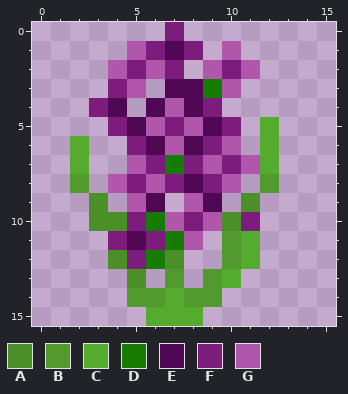
One commit to this pixel-art sprite: .mcreator/modElementThumbnails/PurpleHyacinth.png. The picture above is the old version.
The file is 32x32 pixels, drawn in blocks of 2x2; one block is one cell here.
Palette (. is transparent): A #4a8f28  B #529a2e  C #55ab2d  D #177c04  E #500754  F #7c1d7e  G #b057ab
After:
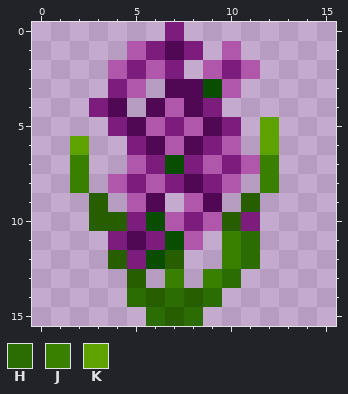
Colours new in this view: H #2b6d03  J #3a8000  K #5ea200
The edit:
Colour A changes from #4a8f28 to #265e00.
Colour D changes from #177c04 to #094d00.
Colour B gives way to colour A in row 14 at x 6 and 8.
Colour C gives way to colour A in row 15 at x 7.
Colour B gives way to colour H in row 14 at x 5 and 9.
Colour C gives way to colour H in rows 11 to 12 at x 11; in row 13 at x 10; in row 14 at x 7; in row 15 at x 6 and 8.
Colour B gives way to colour J in row 8 at x 2 and 12; in rows 11 to 12 at x 10; in row 13 at x 7 and 9.
Colour C gives way to colour J in row 7 at x 2 and 12.
Colour C gives way to colour K in row 5 at x 12; in row 6 at x 2 and 12.
